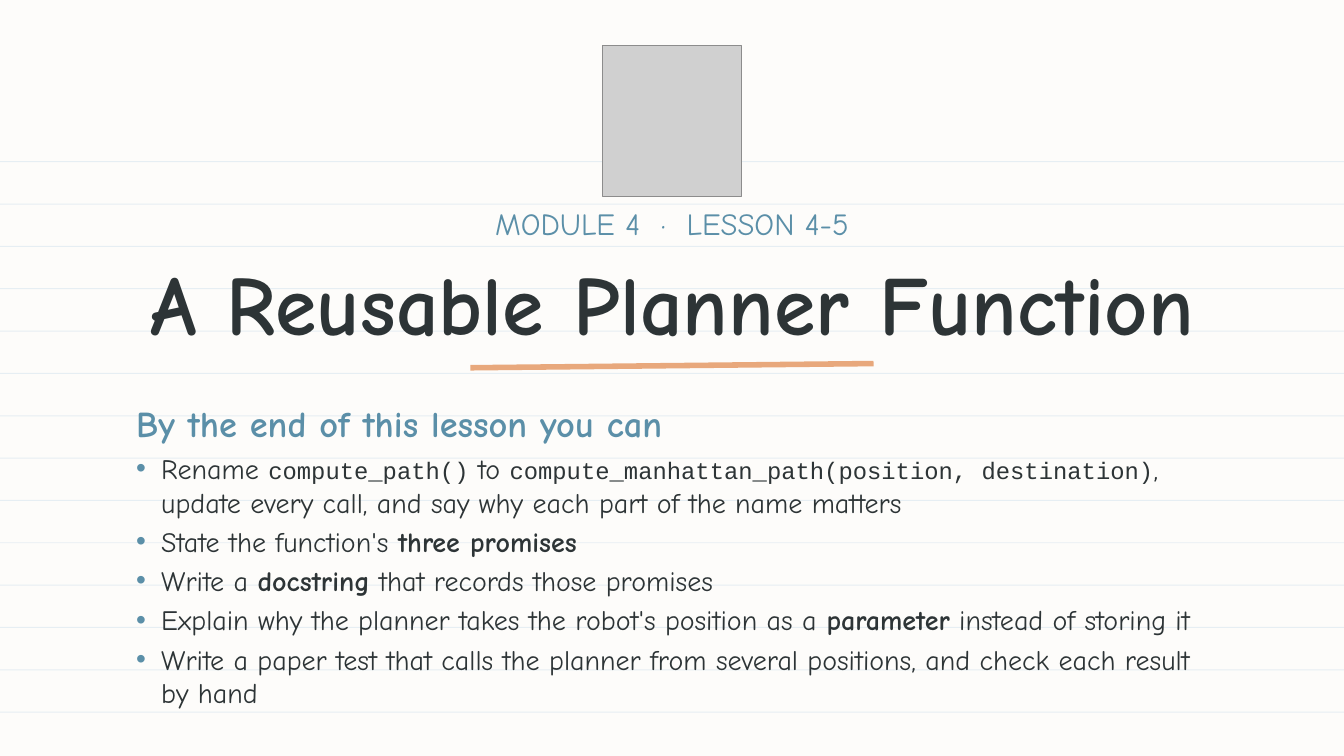
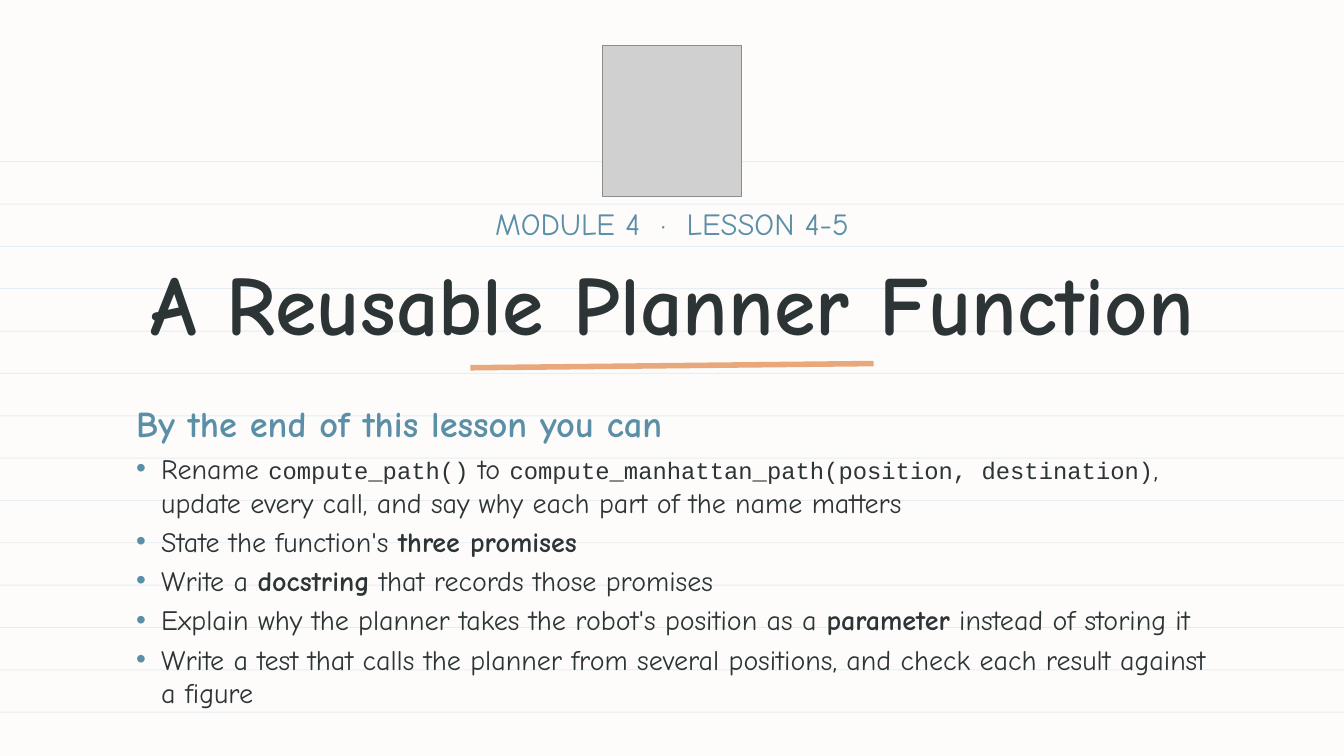
Before and after one commit to bradamiller/LearningPython, a slide deck: slide 1 of static/slides/module-04-manhattan/module-4-lesson-05-manhattan-function.pptx. Drawn at 1344x756 pixels with LibreOffice and Linux fonts; fonts in the diff are those of the drawing; grey boxes stand for pictures. Boxes give left, top, right and bottom in pixels: in the first picture for what was removed or moved away, otherwise in the second. Text is boxed around its words. In the diff, an @@ line names an element or a change of style, - is before the commit and + after.

```diff
--- a/static/slides/module-04-manhattan/module-4-lesson-05-manhattan-function.pptx
+++ b/static/slides/module-04-manhattan/module-4-lesson-05-manhattan-function.pptx
@@ text at (x1=161, y1=651, x2=1205, y2=709): text changed @@
-• Write a paper test that calls the planner from several positions, and check each result by hand
+• Write a test that calls the planner from several positions, and check each result against a figure
```
Also in this commit, not shown: 7 other slides changed, 3 slides removed, 8 other files.
